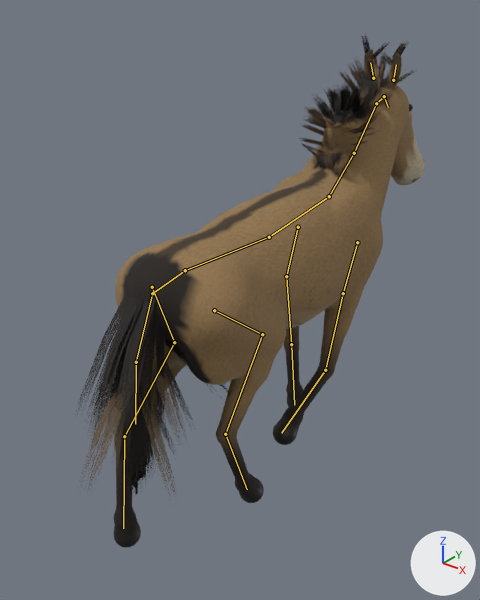
What one commit did to the glTF model assets/models/animals/SK_Horse.gltf.
Camera for both pictures: a 50 mm camera at (1.47, -2.04, 2.05) aimed at (-0.1, -0.07, 0.83). Arrows for +X, +Y and +Z are at lower right; the lights stay in place. The older version comes first. Both versions are drawn at frame 3 of the action 'walk'; the numbers are the values there. The bones that bend it are drawn over the model as lines.

Names of what the first picture shows: 'Horse', 'HorseFur'.
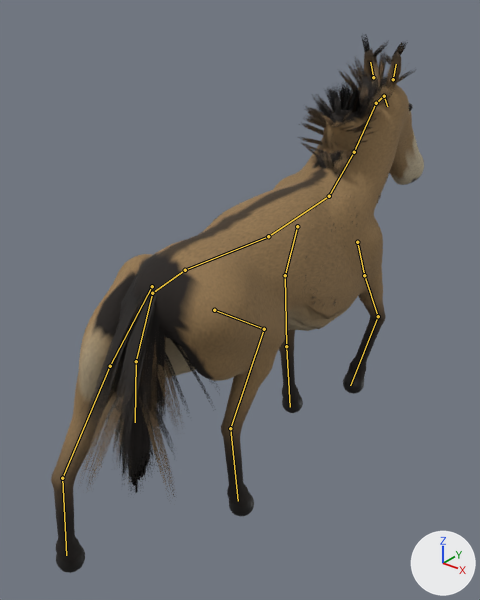
Boxes [x1, y1, x2, y2] around the edits, measured in the pictures (480 x 600 px):
```json
{"object": "Horse", "change": "posed", "before": [114, 50, 424, 548], "after": [51, 50, 424, 573], "on screen": "20% wider"}
{"object": "HorseFur", "change": "posed", "before": [76, 35, 414, 499], "after": [79, 35, 416, 499]}
{"bone": "upperarm.L", "before": "(357, 242) to (343, 293)", "after": "(357, 242) to (364, 275)"}
{"bone": "forearm.L", "before": "(343, 293) to (325, 370)", "after": "(364, 275) to (378, 316)"}
{"bone": "hoof_f.L", "before": "(325, 370) to (281, 433)", "after": "(378, 316) to (350, 385)"}
{"bone": "upperarm.R", "before": "(298, 227) to (286, 276)", "after": "(297, 226) to (285, 275)"}
{"bone": "forearm.R", "before": "(286, 276) to (291, 344)", "after": "(285, 275) to (286, 346)"}
{"bone": "hoof_f.R", "before": "(291, 344) to (294, 405)", "after": "(286, 346) to (290, 407)"}
{"bone": "thigh.L", "before": "(214, 310) to (262, 334)", "after": "(214, 310) to (264, 329)"}
{"bone": "shin.L", "before": "(262, 334) to (225, 434)", "after": "(264, 329) to (230, 428)"}
{"bone": "hoof_h.L", "before": "(225, 434) to (247, 489)", "after": "(230, 428) to (238, 501)"}
{"bone": "thigh.R", "before": "(152, 287) to (174, 342)", "after": "(152, 286) to (110, 366)"}
{"bone": "shin.R", "before": "(174, 342) to (124, 436)", "after": "(110, 366) to (62, 478)"}
```

The change, as JSON lines over the scene's bpy script:
```json
{"block": "bone_upperarm_l", "where": "bone_upperarm_l = bpy.data.objects['HorseRig'].pose.bones['upperarm.L']  # child of 'chest'"}
{"op": "set", "path": "bone_upperarm_l.rotation_quaternion", "old": "(1.0, 0.023, 0.0, 0.0)", "new": "(0.899, 0.438, 0.0, 0.0)", "note": "degrees (3, 0, 0) -> degrees (52, 0, 0)"}
{"block": "bone_forearm_l", "where": "bone_forearm_l = bpy.data.objects['HorseRig'].pose.bones['forearm.L']  # child of 'upperarm.L'"}
{"op": "set", "path": "bone_forearm_l.rotation_quaternion", "old": "(0.985, -0.171, 0.0, 0.0)", "new": "(0.98, -0.2, 0.0, 0.0)", "note": "degrees (-20, 0, 0) -> degrees (-23, 0, 0)"}
{"block": "bone_hoof_f_l", "where": "bone_hoof_f_l = bpy.data.objects['HorseRig'].pose.bones['hoof_f.L']  # child of 'forearm.L'"}
{"op": "set", "path": "bone_hoof_f_l.rotation_quaternion", "old": "(0.889, -0.458, 0.0, 0.0)", "new": "(0.823, -0.568, 0.0, 0.0)", "note": "degrees (-54, 0, 0) -> degrees (-69, 0, 0)"}
{"block": "bone_upperarm_r", "where": "bone_upperarm_r = bpy.data.objects['HorseRig'].pose.bones['upperarm.R']  # child of 'chest'"}
{"op": "set", "path": "bone_upperarm_r.rotation_quaternion", "old": "(1.0, -0.01, 0.0, 0.0)", "new": "(1.0, -0.031, 0.0, 0.0)", "note": "degrees (-1, 0, 0) -> degrees (-4, 0, 0)"}
{"block": "bone_forearm_r", "where": "bone_forearm_r = bpy.data.objects['HorseRig'].pose.bones['forearm.R']  # child of 'upperarm.R'"}
{"op": "set", "path": "bone_forearm_r.rotation_quaternion", "old": "(1.0, 0.002, 0.0, 0.0)", "new": "(1.0, -0.018, 0.0, 0.0)", "note": "degrees (0, 0, 0) -> degrees (-2, 0, 0)"}
{"block": "bone_hoof_f_r", "where": "bone_hoof_f_r = bpy.data.objects['HorseRig'].pose.bones['hoof_f.R']  # child of 'forearm.R'"}
{"op": "set", "path": "bone_hoof_f_r.rotation_quaternion", "old": "(1.0, 0.0, 0.0, 0.0)", "new": "(0.999, 0.047, 0.0, 0.0)", "note": "degrees (0, 0, 0) -> degrees (5, 0, 0)"}
{"block": "bone_thigh_l", "where": "bone_thigh_l = bpy.data.objects['HorseRig'].pose.bones['thigh.L']  # child of 'hips'"}
{"op": "set", "path": "bone_thigh_l.rotation_quaternion", "old": "(0.993, 0.118, 0.0, 0.0)", "new": "(0.989, 0.149, 0.0, 0.0)", "note": "degrees (14, 0, 0) -> degrees (17, 0, 0)"}
{"block": "bone_shin_l", "where": "bone_shin_l = bpy.data.objects['HorseRig'].pose.bones['shin.L']  # child of 'thigh.L'"}
{"op": "set", "path": "bone_shin_l.rotation_quaternion", "old": "(1.0, 0.0, 0.0, 0.0)", "new": "(1.0, -0.008, 0.0, 0.0)", "note": "degrees (0, 0, 0) -> degrees (-1, 0, 0)"}
{"block": "bone_hoof_h_l", "where": "bone_hoof_h_l = bpy.data.objects['HorseRig'].pose.bones['hoof_h.L']  # child of 'shin.L'"}
{"op": "set", "path": "bone_hoof_h_l.rotation_quaternion", "old": "(1.0, 0.0, 0.0, 0.0)", "new": "(0.99, -0.141, 0.0, 0.0)", "note": "degrees (0, 0, 0) -> degrees (-16, 0, 0)"}
{"block": "bone_thigh_r", "where": "bone_thigh_r = bpy.data.objects['HorseRig'].pose.bones['thigh.R']  # child of 'hips'"}
{"op": "set", "path": "bone_thigh_r.rotation_quaternion", "old": "(0.991, -0.135, 0.0, 0.0)", "new": "(0.77, -0.638, 0.0, 0.0)", "note": "degrees (-15, 0, 0) -> degrees (-79, 0, 0)"}
{"block": "bone_shin_r", "where": "bone_shin_r = bpy.data.objects['HorseRig'].pose.bones['shin.R']  # child of 'thigh.R'"}
{"op": "set", "path": "bone_shin_r.rotation_quaternion", "old": "(1.0, 0.0, 0.0, 0.0)", "new": "(0.805, 0.593, 0.0, 0.0)", "note": "degrees (0, 0, 0) -> degrees (73, 0, 0)"}
```
